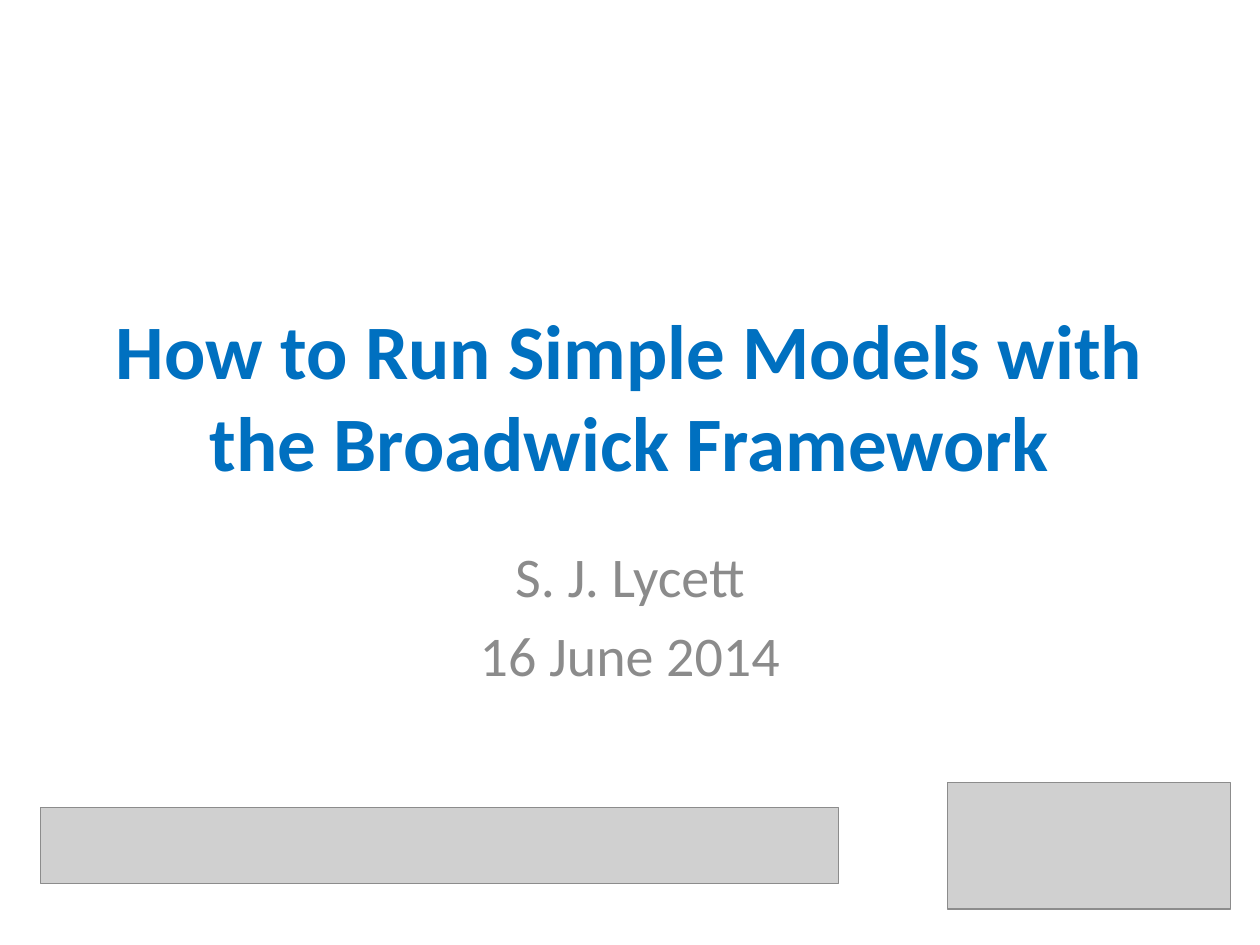
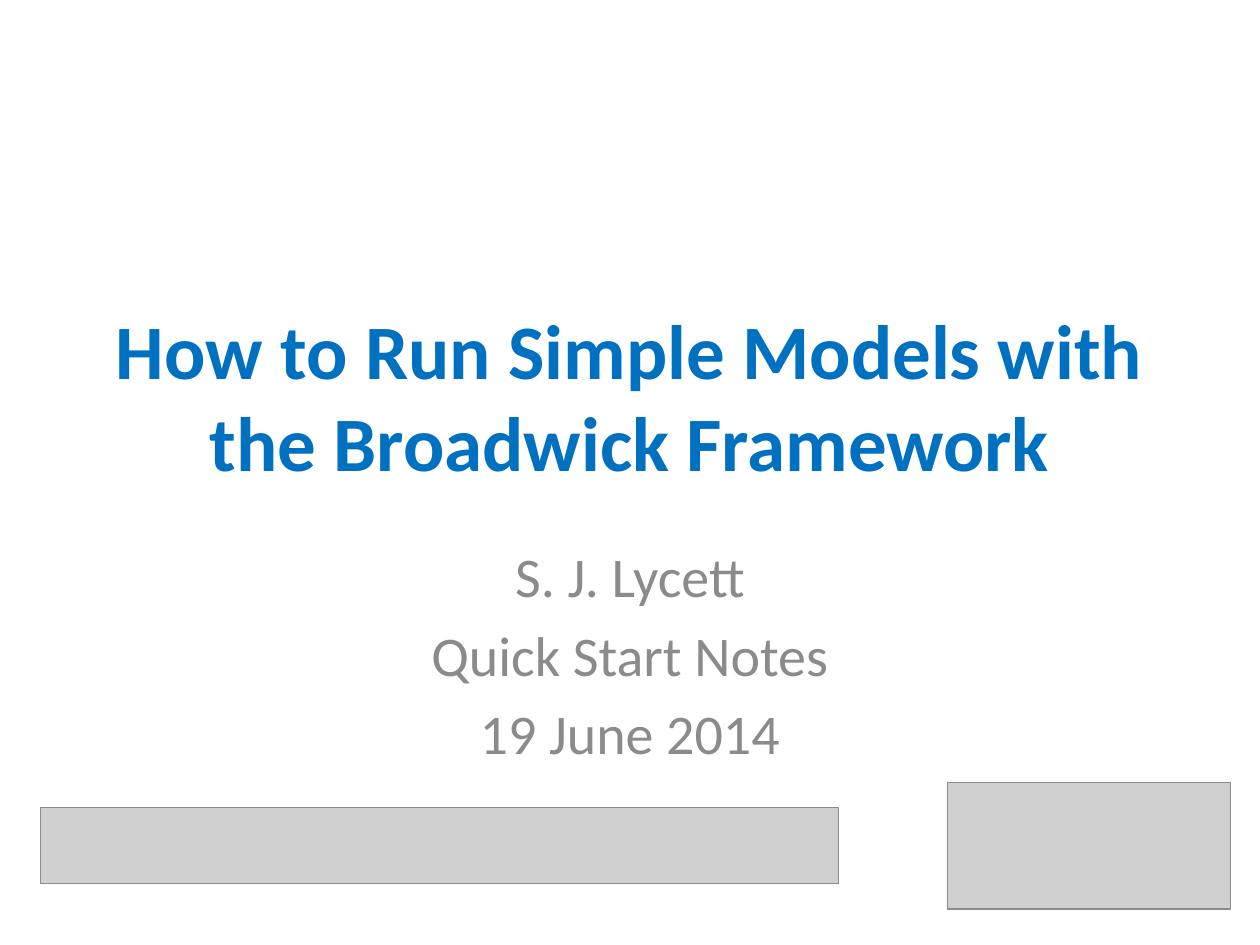
Before and after one commit to EPICScotland/BroadwickExamples, a slide deck: slide 1 of doc/HowTo_RunBroadwickExamples_QuickStart.pptx. Drawn at 1260x945 pixels with LibreOffice and Linux fonts; fonts in the diff are those of the drawing; grey boxes stand for pictures. Boxes give left, top, right and bottom in pixels: in the first picture for what was removed or moved away, otherwise in the second. Text is boxed around its words. In the diff, an @@ line names an element or a change of style, - is before the commit and + after.

```diff
--- a/doc/HowTo_RunBroadwickExamples_QuickStart.pptx
+++ b/doc/HowTo_RunBroadwickExamples_QuickStart.pptx
@@ subtitle at box(431, 637, 828, 755): text changed @@
-16 June 2014
+Quick Start Notes
+19 June 2014
```
Also in this commit, not shown: 3 other files.
